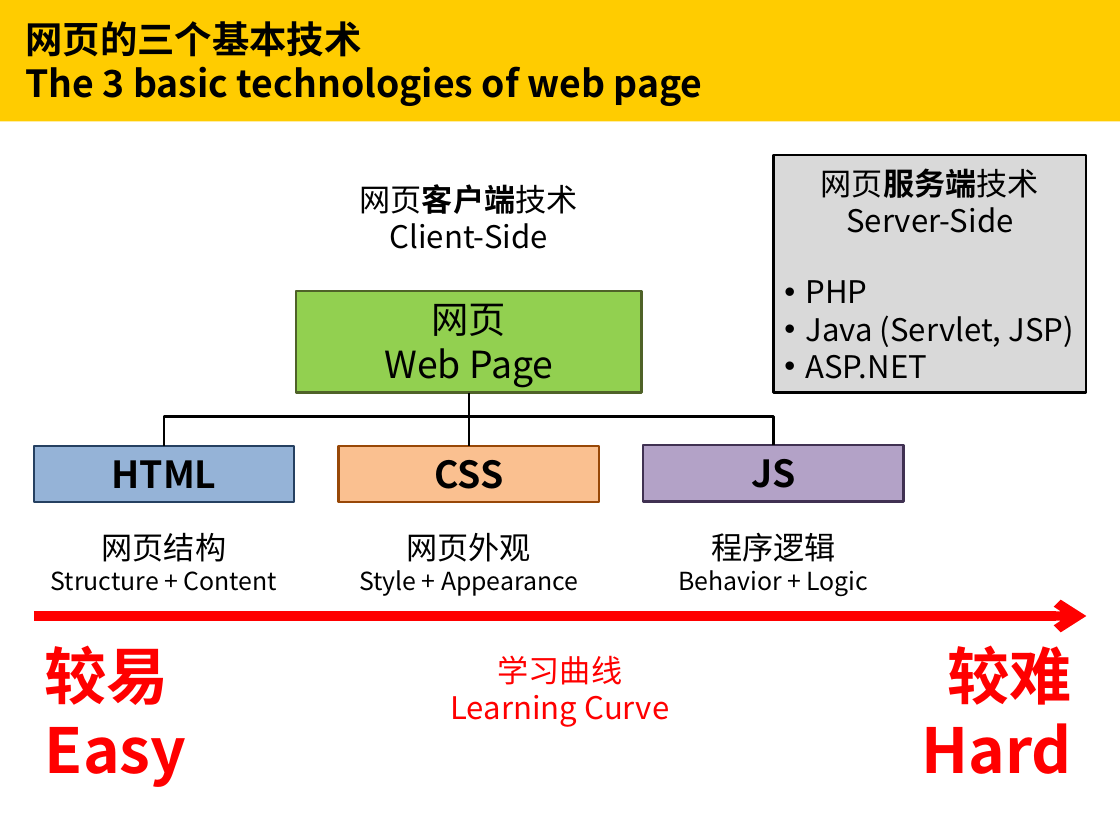
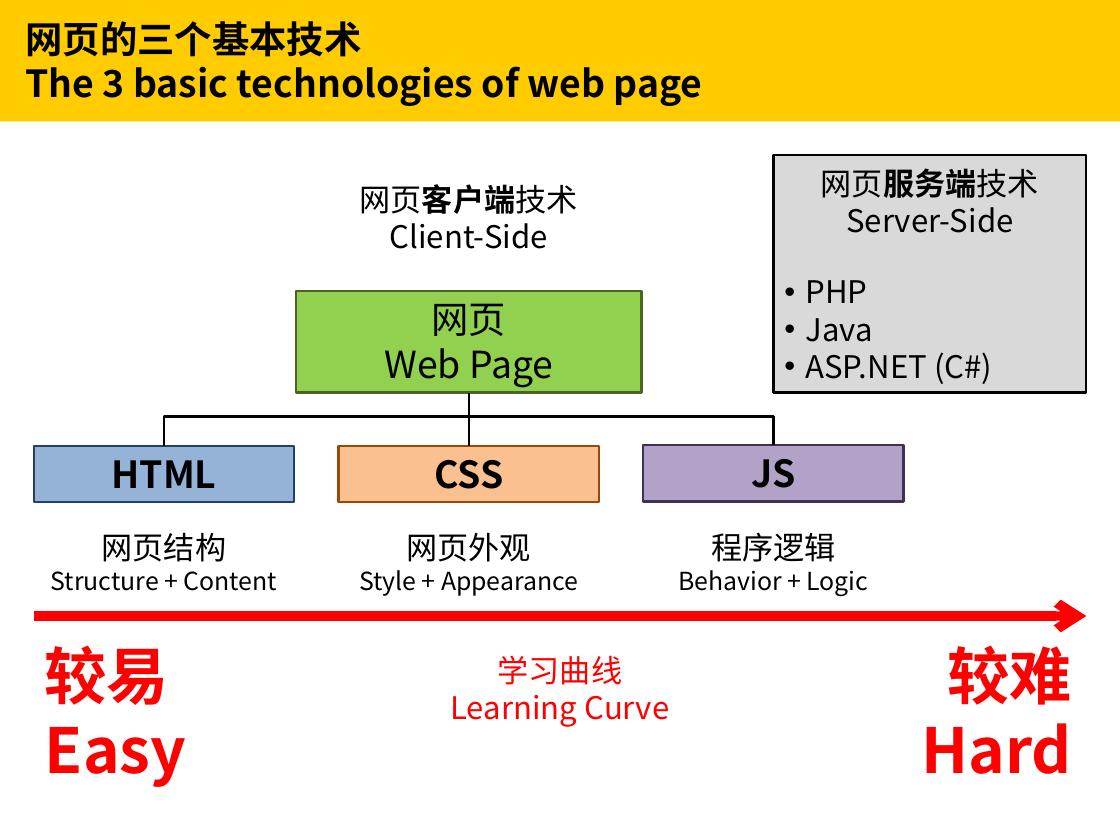
Before and after one commit to liawcv/liawcv.github.io, a slide deck: slide 3 of slide.pptx. Drawn at 1120x840 pixels with LibreOffice and Linux fonts; fonts in the diff are those of the drawing. Boxes give left, top, right and bottom in pixels: in the first picture for what was removed or moved away, otherwise in the second. Text is boxed around its words. In the diff, an @@ line names an element or a change of style, - is before the commit and + after.

```diff
--- a/slide.pptx
+++ b/slide.pptx
@@ text in rectangle at (805,318,992,384): text changed @@
-• Java (Servlet, JSP)
-• ASP.NET
+• Java
+• ASP.NET (C#)
```
Also in this commit, not shown: 11 other slides changed, 4 slides added, 1 other file.
